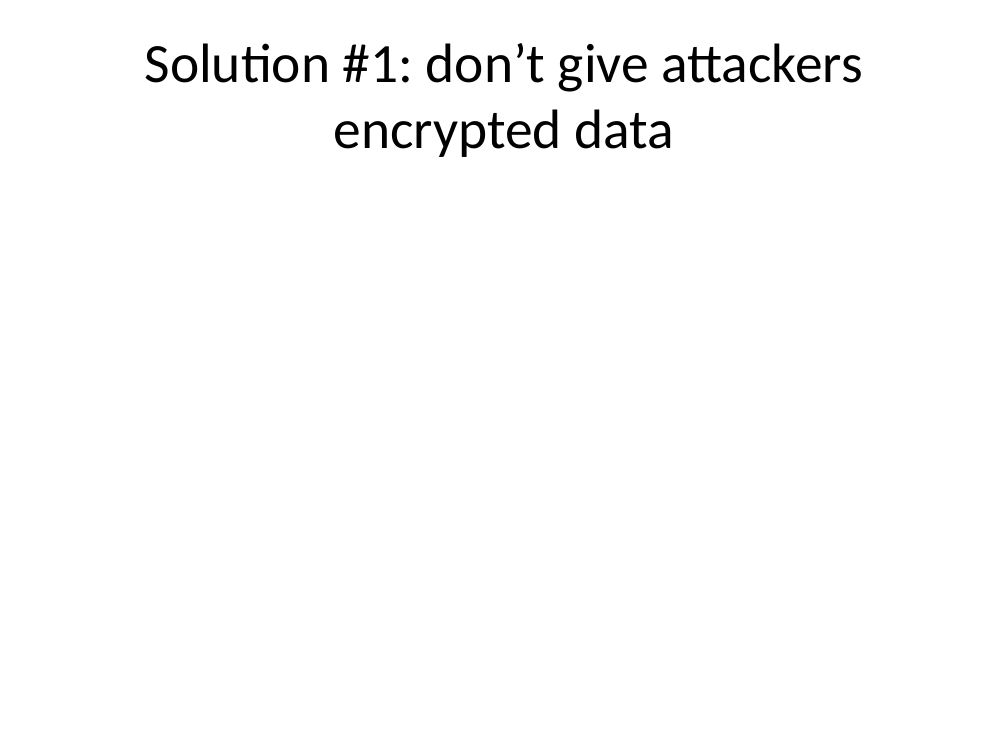
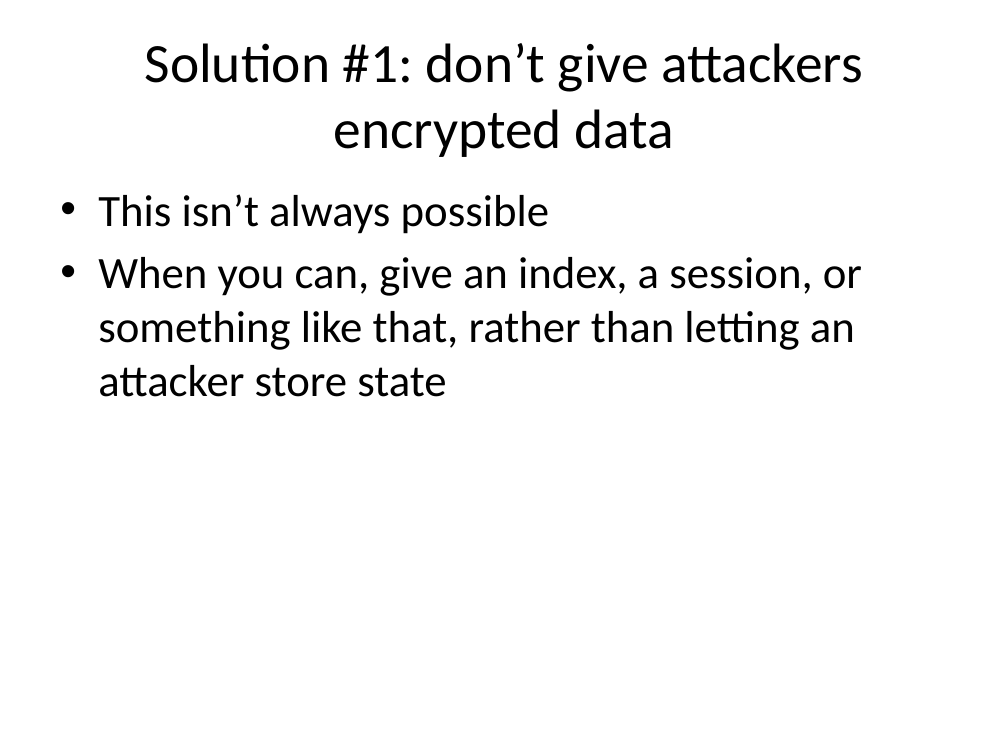
Before and after one commit to iagox86/2013-02-Shmoocon-talk, a slide deck: slide 93 of Shmoocon.pptx (slide 94 before the commit). Drawn at 1008x756 pixels with LibreOffice and Linux fonts; fonts in the diff are those of the drawing. Boxes give left, top, right and bottom in pixels: in the first picture for what was removed or moved away, otherwise in the second. Text is boxed around its words. In the diff, an @@ line names an element or a change of style, - is before the commit and + after.

```diff
--- a/Shmoocon.pptx
+++ b/Shmoocon.pptx
@@ text added at <box>98,194,862,397</box>, 32 pt, text #000000 @@
+• This isn’t always possible
+• When you can, give an index, a session, or something like that, rather than letting an attacker store state
```
Also in this commit, not shown: 34 other slides changed, 3 slides added, 4 slides removed, 1 other file.
